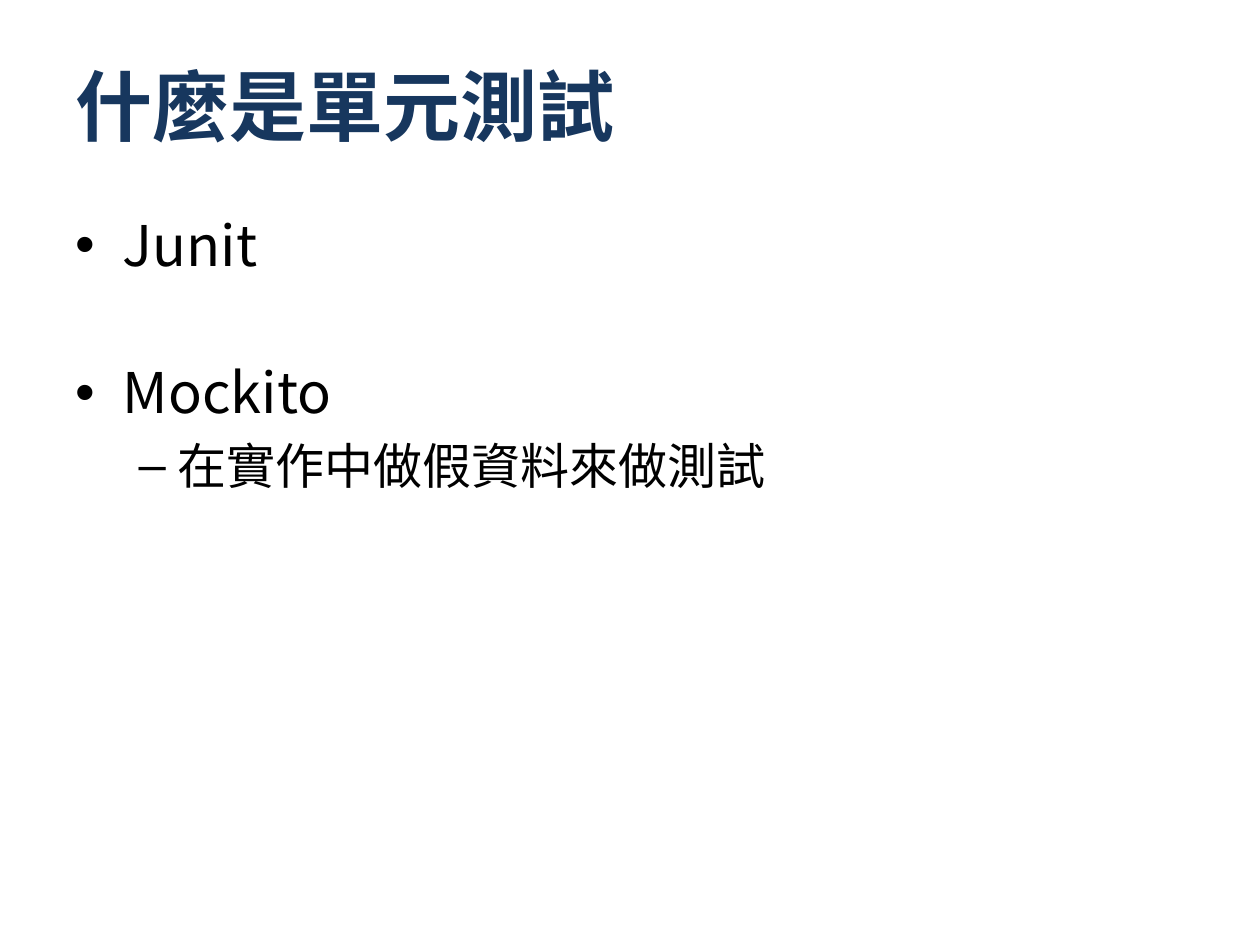
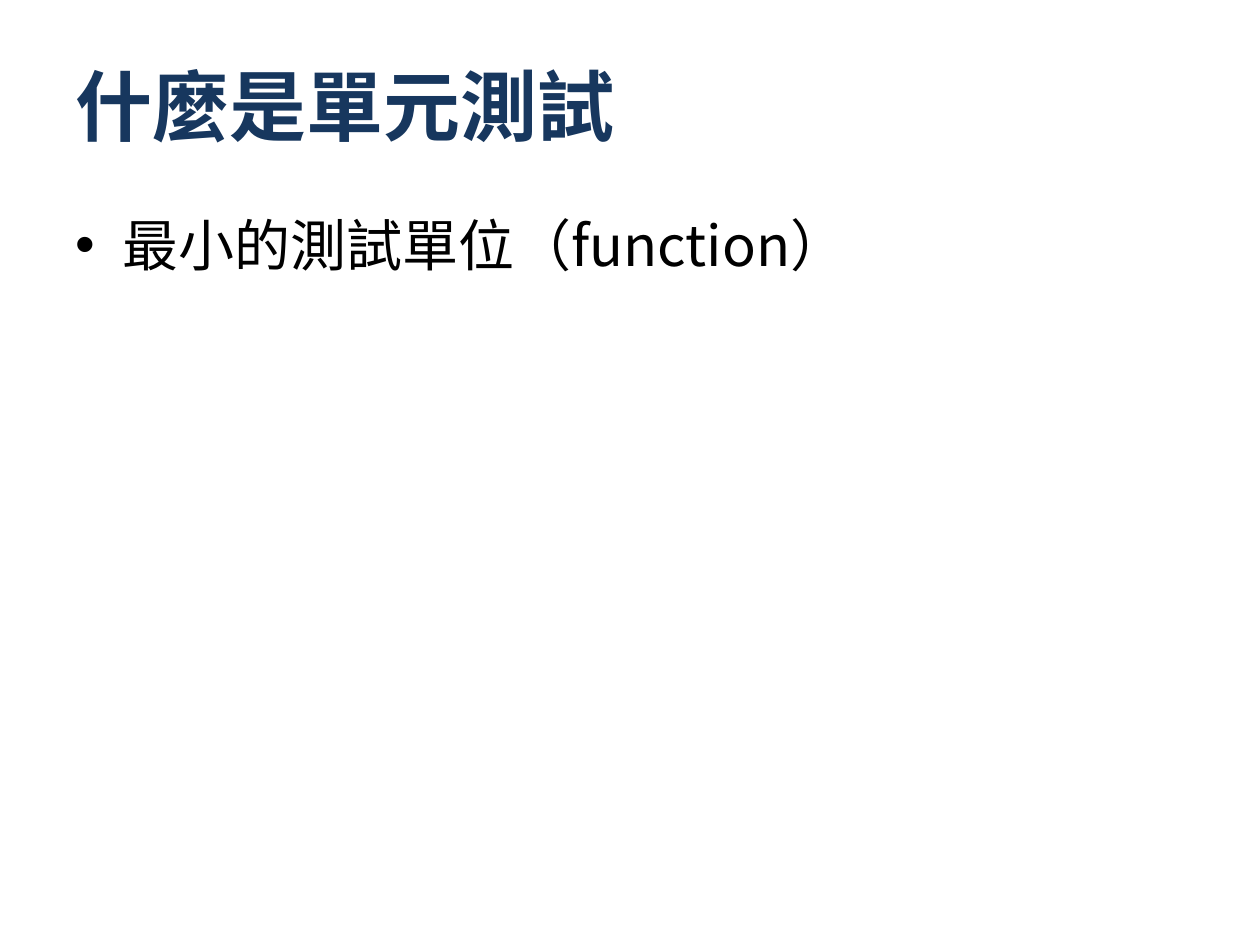
Before and after one commit to progden/hyUnitTestSharing, a slide deck: slide 3 of HYT - UnitTest.pptx. Drawn at 1260x945 pixels with LibreOffice and Linux fonts; fonts in the diff are those of the drawing; background and template pictures are left out. Boxes give left, top, right and bottom in pixels: in the first picture for what was removed or moved away, otherwise in the second. Text is boxed around its words. In the diff, an @@ line names an element or a change of style, - is before the commit and + after.

```diff
--- a/HYT - UnitTest.pptx
+++ b/HYT - UnitTest.pptx
@@ text at bbox=[123, 218, 847, 271]: text changed @@
-• Junit
-• Mockito
-  – 在實作中做假資料來做測試
+• 最小的測試單位（function）
```
Also in this commit, not shown: 4 other slides changed, 1 slide added, 1 other file.
